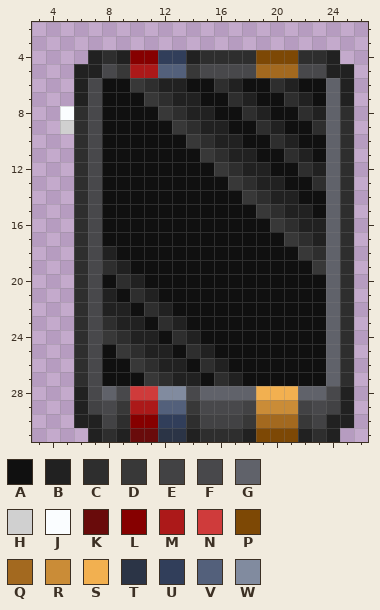
Edited in one commit: pixel-art sprite (Resources/Textures/_DV/Objects/Devices/pda.rsi/pda-hos.png). The first picture shows the starting point.
The file is 32x32 pixels. Colours within 5 levels of each other are drawn and written as one. Shown: x 3..26, y 2..31.
Palette (. is transparent): A #101010  B #212121  C #2e2e2e  D #383838  E #424244  F #48484b  G #60626a  H #d0d0d0  J #fafdff  K #690b0b  L #860000  M #ac1919  N #cf3b3b  P #7d4805  Q #a3691f  R #ca8c37  S #f2b050  T #2b3446  U #313e5a  V #53607b  W #818b9f
Once edited:
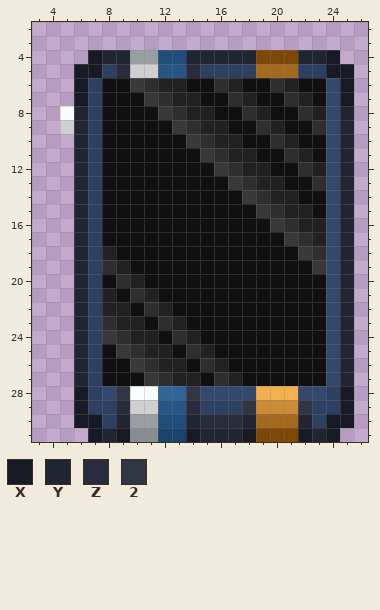
Colours new in this view: X #171a24  Y #212431  Z #282c3c  2 #323543
The author wrote: PDA's Recoloured all security related PDA's.
Edits made:
@@ palette @@
-F #48484b
+F #2e4062
-G #60626a
+G #34476c
-K #690b0b
+K #888d93
-L #860000
+L #999ea2
-T #2b3446
+T #1a426a
-U #313e5a
+U #1f4c79
-V #53607b
+V #275686
-W #818b9f
+W #326496
@@ x 3..26 @@
  3 ........................
- 4 ....BCBLLUUBCCCCPPPCCB..
- 5 ...BBFDMMVVDFFFFQQQFFBB.
- 6 ...BFAADCBBAACBAACBAAGB.
- 7 ...BFAAADCBBAACBAACBAGB.
- 8 ..JCFAAAADCBBAACBAACBGC.
- 9 ..HCFAAAAADCBBAACBAACGC.
-10 ...CFAAAAAADCBBAACBAAGC.
-11 ...CFAAAAAAADCBBAACBAGC.
-12 ...CFAAAAAAAADCBBAACBGC.
-13 ...CFAAAAAAAAADCBBAACGC.
-14 ...CFAAAAAAAAAADCBBAAGC.
-15 ...CFAAAAAAAAAAADCBBAGC.
-16 ...CFAAAAAAAAAAAADCBBGC.
-17 ...CFAAAAAAAAAAAAADCBGC.
-18 ...CFBAAAAAAAAAAAAADCGC.
-19 ...CFCBAAAAAAAAAAAAADGC.
-20 ...CFACBAAAAAAAAAAAAAGC.
-21 ...CFBACBAAAAAAAAAAAAGC.
-22 ...CFBBACBAAAAAAAAAAAGC.
-23 ...CFCBBACBAAAAAAAAAAGC.
-24 ...CFDCBBACBAAAAAAAAAGC.
-25 ...CFADCBBACBAAAAAAAAGC.
-26 ...CFAADCBBACBAAAAAAAGC.
-27 ...CFAAADCBBACBAAAAAAGC.
-28 ...BFGFNNWWFGGGGSSSGGFB.
-29 ...BEFDMMVVDFFFERRREFEB.
-30 ...BBECLLUUCEEEDQQQDEBB.
-31 ....BCBKKTTBCCCBPPPBCB..
+ 4 ....XYYLLUUYYYYYPPPYYX..
+ 5 ...XXFZHHVVZFFFFQQQFFXX.
+ 6 ...XFAADCBBAACBAACBAAGX.
+ 7 ...XFAAADCBBAACBAACBAGX.
+ 8 ..JYFAAAADCBBAACBAACBGY.
+ 9 ..HYFAAAAADCBBAACBAACGY.
+10 ...YFAAAAAADCBBAACBAAGY.
+11 ...YFAAAAAAADCBBAACBAGY.
+12 ...YFAAAAAAAADCBBAACBGY.
+13 ...YFAAAAAAAAADCBBAACGY.
+14 ...YFAAAAAAAAAADCBBAAGY.
+15 ...YFAAAAAAAAAAADCBBAGY.
+16 ...YFAAAAAAAAAAAADCBBGY.
+17 ...YFAAAAAAAAAAAAADCBGY.
+18 ...YFBAAAAAAAAAAAAADCGY.
+19 ...YFCBAAAAAAAAAAAAADGY.
+20 ...YFACBAAAAAAAAAAAAAGY.
+21 ...YFBACBAAAAAAAAAAAAGY.
+22 ...YFBBACBAAAAAAAAAAAGY.
+23 ...YFCBBACBAAAAAAAAAAGY.
+24 ...YFDCBBACBAAAAAAAAAGY.
+25 ...YFADCBBACBAAAAAAAAGY.
+26 ...YFAADCBBACBAAAAAAAGY.
+27 ...YFAAADCBBACBAAAAAAGY.
+28 ...XFG2JJWW2GGGGSSSGGFX.
+29 ...XFFZHHVVZFFF2RRR2FFX.
+30 ...XXFYLLUUYZZZYQQQYFXX.
+31 ....XYXKKTTXYYYXPPPXYX..
Where, in picture pixels (left, top, right, bottom), the same in both pictures:
changed: (74, 50, 354, 442)
